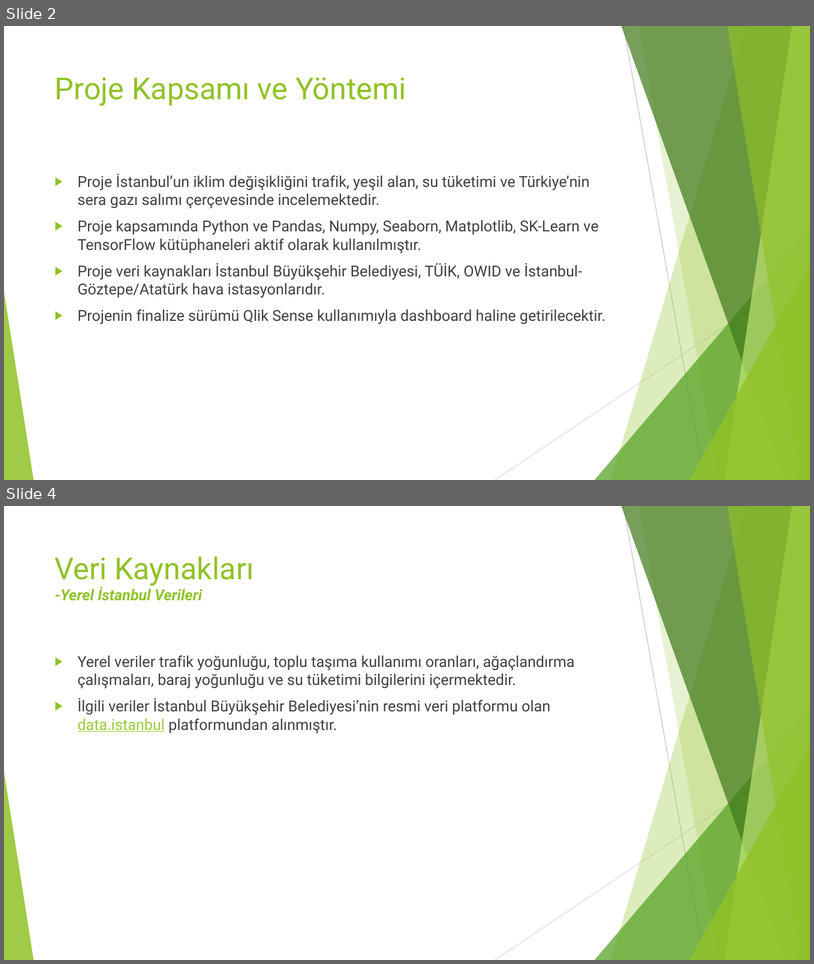
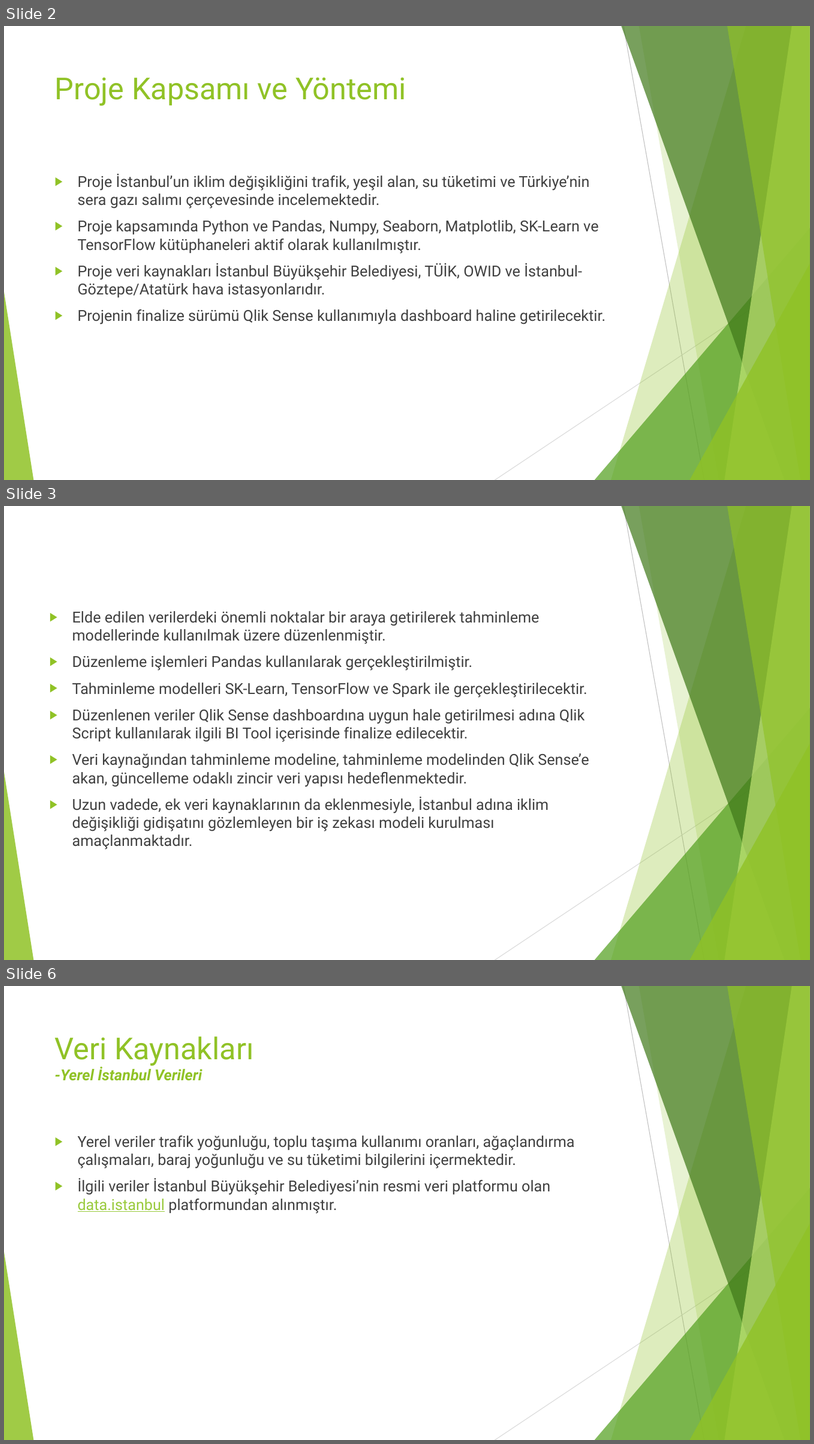
Before and after one commit to vulonviing/ibb-climate-change, a slide deck: İklim Değişikliği ve İstanbul.pptx. Shown one above the other, each under a label of ours: slides 2 and 4 before the commit, slides 2, 3 and 6 after it; the slides between them are not shown. The pictures are 814x964 and 814x1444 pixels, drawn with LibreOffice and Linux fonts; fonts in the diff are those of the drawing. Boxes give left, top, right and bottom in pixels: in the first picture for what was removed or moved away, otherwise in the second. Text is boxed around its words. In the diff, an @@ line names an element or a change of style, - is before the commit and + after.

```diff
--- a/İklim Değişikliği ve İstanbul.pptx
+++ b/İklim Değişikliği ve İstanbul.pptx
@@ slide 3 added at (4, 506, 810, 960), background #FFFFFF; not listed: 10 template elements that a slide beside it also shows @@
@@ text added at (72, 611, 589, 849), 18 pt, text #404040 @@
+▶ Elde edilen verilerdeki önemli noktalar bir araya getirilerek tahminleme modellerinde kullanılmak üzere düzenlenmiştir.
+▶ Düzenleme işlemleri Pandas kullanılarak gerçekleştirilmiştir.
+▶ Tahminleme modelleri SK-Learn, TensorFlow ve Spark ile gerçekleştirilecektir.
+▶ Düzenlenen veriler Qlik Sense dashboardına uygun hale getirilmesi adına Qlik Script kullanılarak ilgili BI Tool içerisinde finalize edilecektir.
+▶ Veri kaynağından tahminleme modeline, tahminleme modelinden Qlik Sense’e akan, güncelleme odaklı zincir veri yapısı hedeflenmektedir.
+▶ Uzun vadede, ek veri kaynaklarının da eklenmesiyle, İstanbul adına iklim değişikliği gidişatını gözlemleyen bir iş zekası modeli kurulması amaçlanmaktadır.
@@ what was slide 4 is now slide 6 @@
```
Also in this commit, not shown: 3 slides changed, 7 other slides added, 31 other files.
